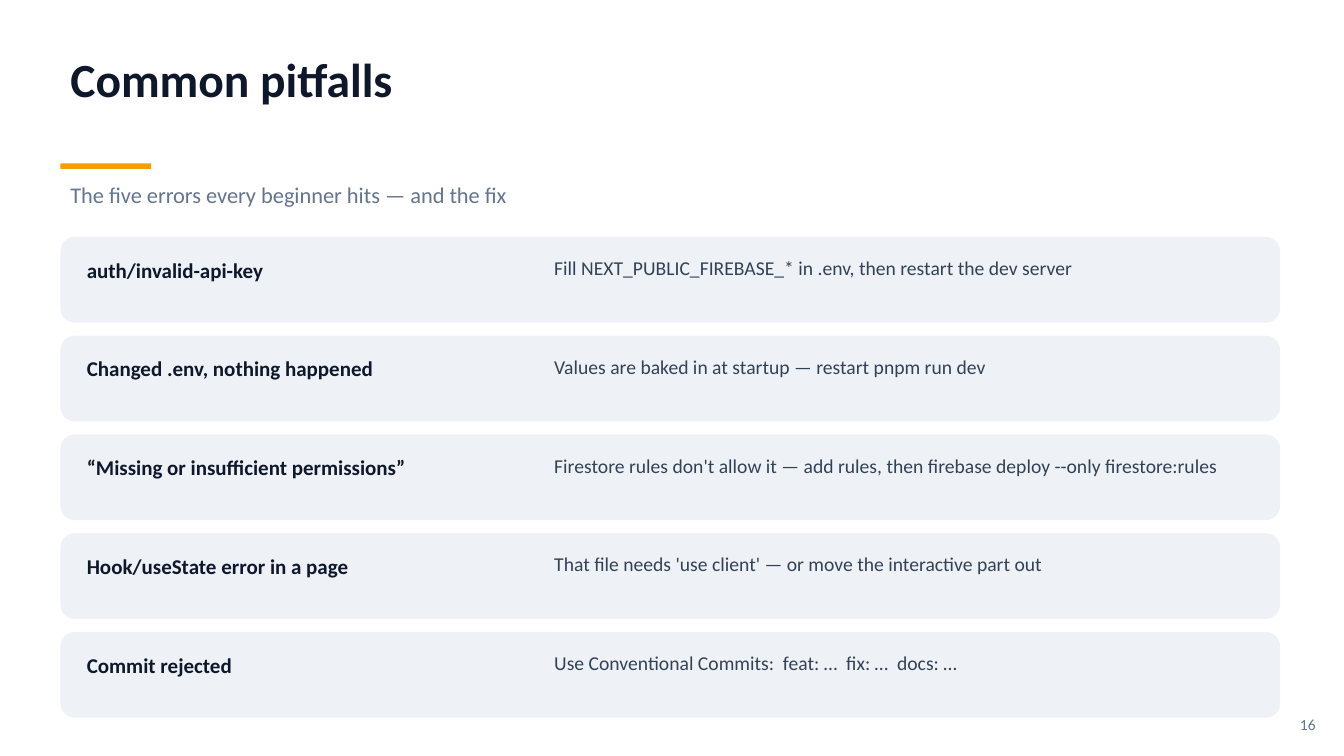
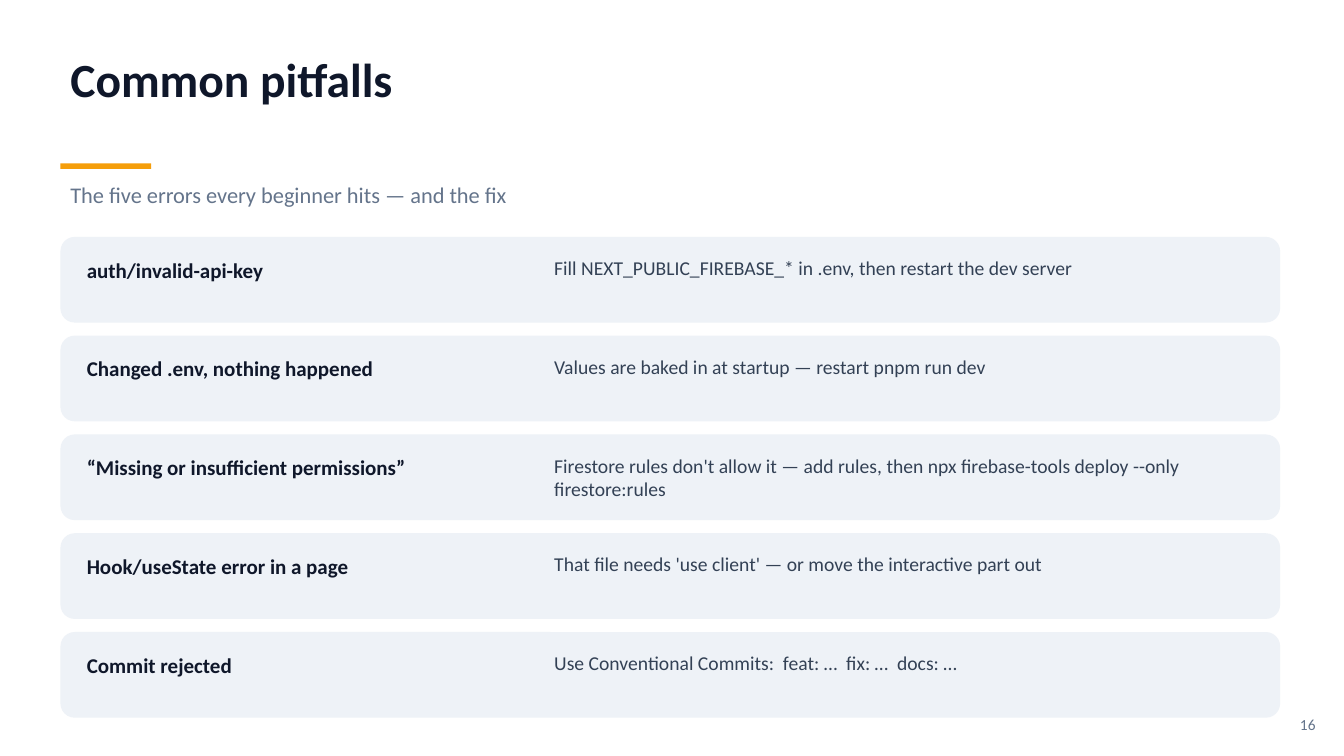
Before and after one commit to AEX8/team9-garage-boilerplate, a slide deck: slide 16 of docs/garage-boilerplate-guide.pptx. Drawn at 1344x756 pixels with LibreOffice and Linux fonts; fonts in the diff are those of the drawing. Boxes give left, top, right and bottom in pixels: in the first picture for what was removed or moved away, otherwise in the second. Text is boxed around its words. In the diff, an @@ line names an element or a change of style, - is before the commit and + after.

Commit message:
fix: slide decks missed enabling Firestore, plus leftover develop/tutorial refs (#12)
- Setup slide never told students to enable Auth/Firestore, only "create
  a project" + "paste config" — the exact gap the markdown docs already
  covered, just missed when the decks were built.
- Several slides still said "PR into develop" and referenced the old
  combined COPY-PASTE-TUTORIAL.md (split into SETUP.md + FEATURE.md
  since then) — leftover from before the git workflow simplification
  and tutorial split.
- Two "firebase deploy" commands were missing the npx firebase-tools
  prefix fix that was already applied everywhere else.

```diff
--- a/docs/garage-boilerplate-guide.pptx
+++ b/docs/garage-boilerplate-guide.pptx
@@ text at box(554, 459, 1179, 496): text changed @@
-Firestore rules don't allow it — add rules, then firebase deploy --only firestore:rules
+Firestore rules don't allow it — add rules, then npx firebase-tools deploy --only firestore:rules
```
Also in this commit, not shown: 4 other slides changed, 1 other file.
